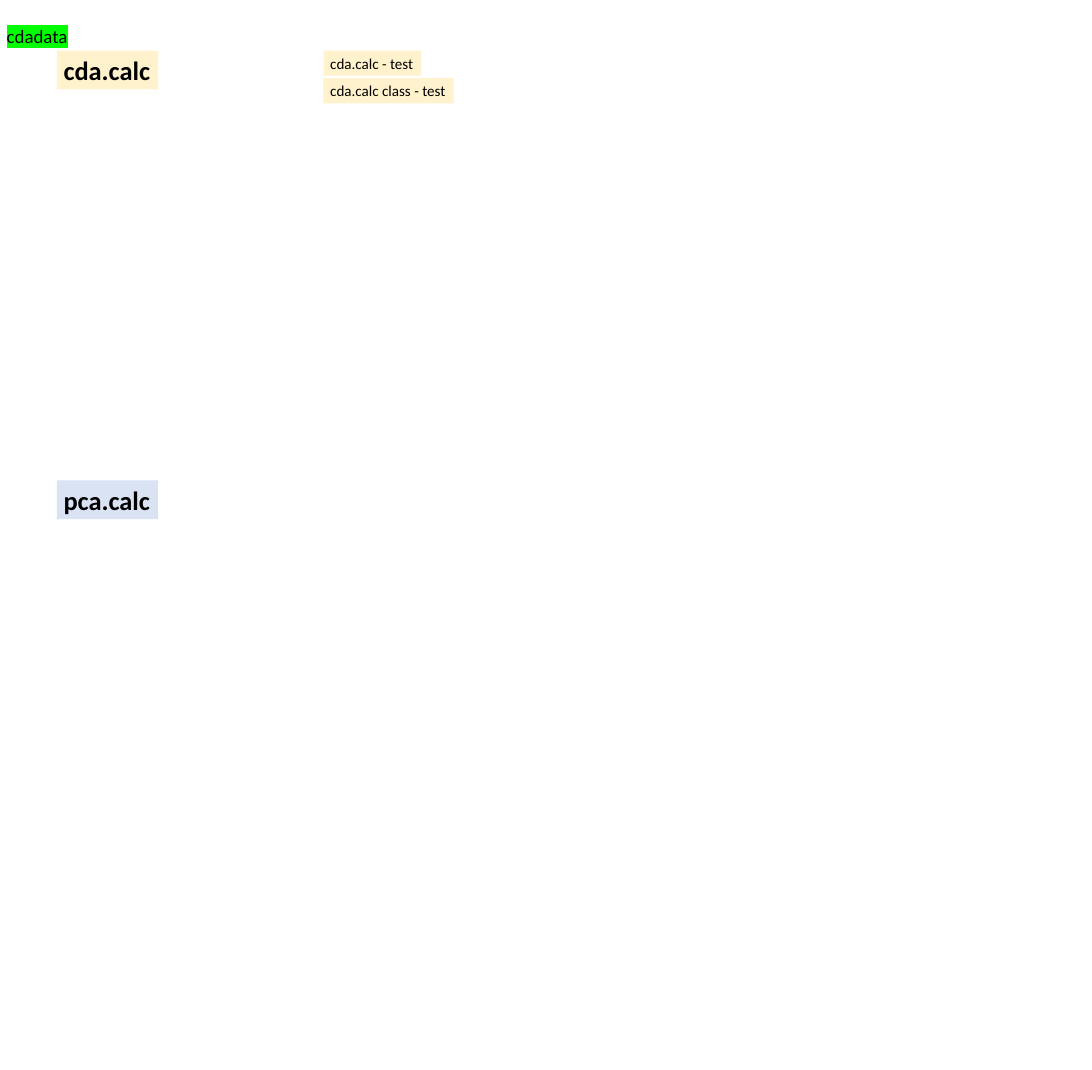
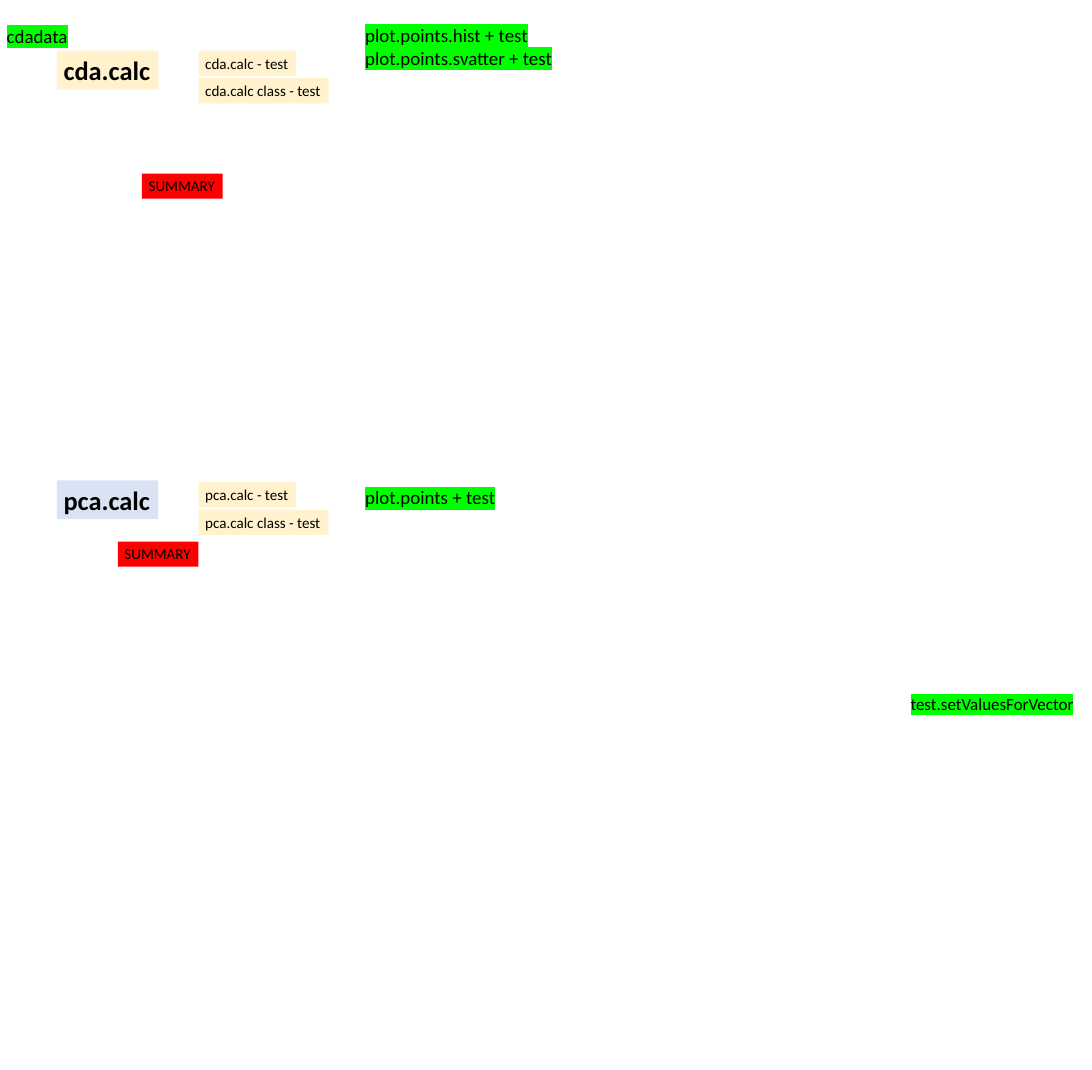
Before and after one commit to MarekSlenker/MorphoTools2, a slide deck: slide 3 of struktura kniznice.pptx. Drawn at 1092x1070 pixels with LibreOffice and Linux fonts; fonts in the diff are those of the drawing. Boxes give left, top, right and bottom in pixels: in the first picture for what was removed or moved away, otherwise in the second. Text is boxed around its words. In the diff, an @@ line names an element or a change of style, - is before the commit and + after.

Commit message:
plot.points tests

```diff
--- a/struktura kniznice.pptx
+++ b/struktura kniznice.pptx
@@ text added at box(365, 29, 552, 68), 20 pt, text #000000 @@
+plot.points.hist + test
+plot.points.svatter + test
@@ rectangle "cda.calc - test": place and size @@
-rectangle "cda.calc - test" at box(324, 51, 421, 76)
+rectangle "cda.calc - test" at box(199, 51, 297, 76)
@@ rectangle "cda.calc class - test": place and size @@
-rectangle "cda.calc class - test" at box(324, 78, 454, 103)
+rectangle "cda.calc class - test" at box(199, 78, 329, 103)
@@ rectangle added at box(142, 174, 223, 199), fill #FF0000, 16 pt, text #000000 @@
+SUMMARY
@@ rectangle added at box(199, 483, 297, 508), fill #FFF2CC, 16 pt, text #000000 @@
+pca.calc - test
@@ text added at box(365, 491, 495, 507), 20 pt, text #000000 @@
+plot.points + test
@@ rectangle added at box(199, 510, 328, 535), fill #FFF2CC, 16 pt, text #000000 @@
+pca.calc class - test
@@ rectangle added at box(118, 542, 199, 567), fill #FF0000, 16 pt, text #000000 @@
+SUMMARY
@@ text added at box(911, 696, 1074, 715), 18 pt, text #000000 @@
+test.setValuesForVector
```
Also in this commit, not shown: 38 other files.
